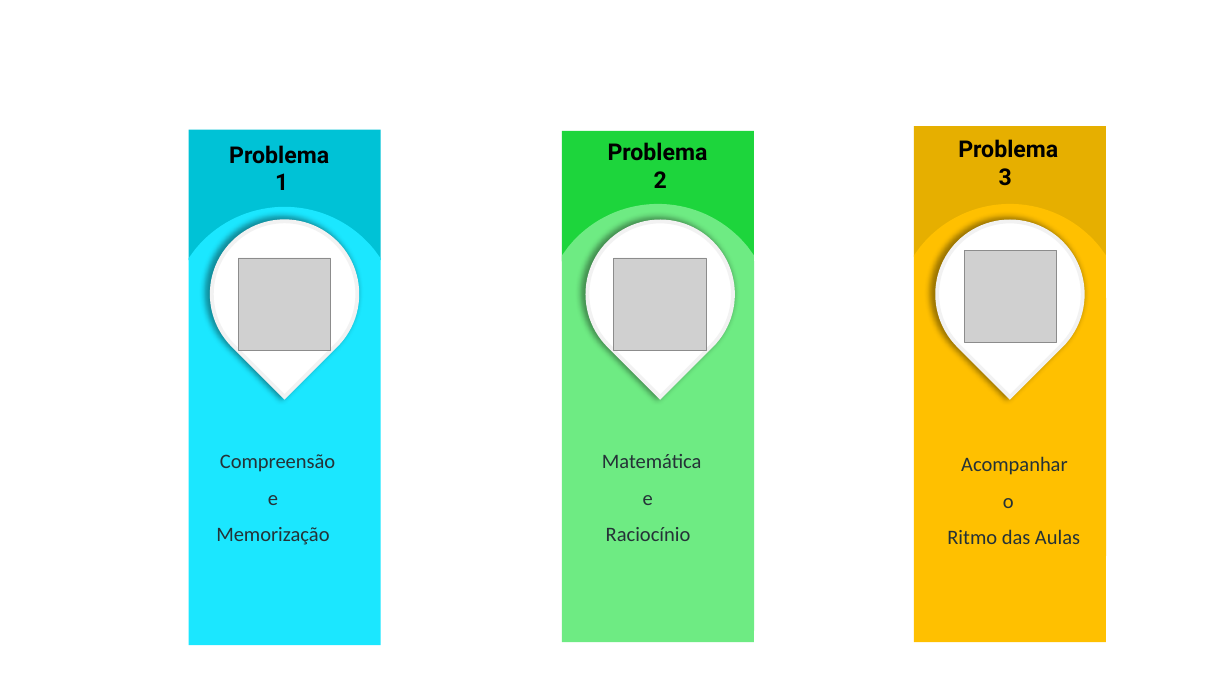
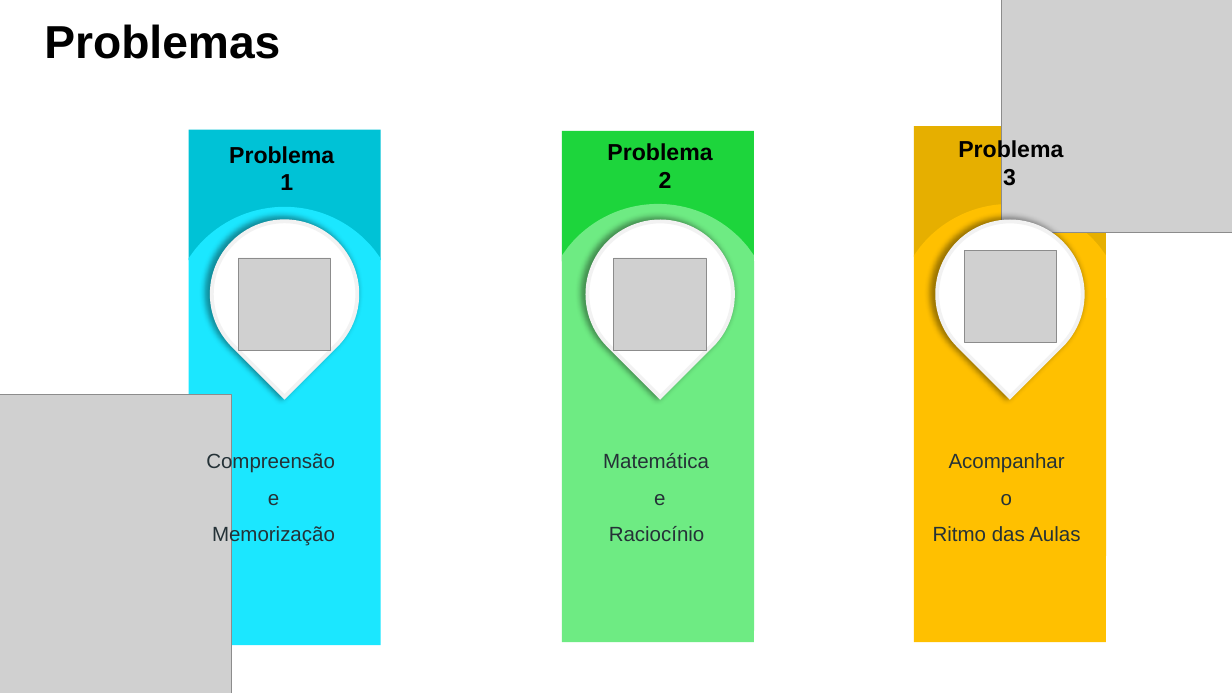
Before and after one commit to Sirius-tcc/Documents, a slide deck: slide 11 of slides/PreviaTCC.pptx. Drawn at 1232x693 pixels with LibreOffice and Linux fonts; fonts in the diff are those of the drawing; grey boxes stand for pictures; background and template pictures are left out. Boxes give left, top, right and bottom in pixels: in the first picture for what was removed or moved away, otherwise in the second. Text is boxed around its words. In the diff, an @@ line names an element or a change of style, - is before the commit and + after.

```diff
--- a/slides/PreviaTCC.pptx
+++ b/slides/PreviaTCC.pptx
@@ title added at <box>44,24,280,59</box>, 36 pt, text #000000, bold @@
+Problemas
@@ picture added at <box>1002,0,1232,233</box> @@
@@ font Roboto to Arial in 3 elements at <box>607,143,712,188</box>, <box>958,138,1063,186</box>, <box>229,146,334,190</box> @@
@@ picture added at <box>0,395,231,693</box> @@
@@ font Calibri to Arial in 3 elements at <box>603,453,709,541</box>, <box>206,452,335,546</box>, <box>933,453,1080,541</box> @@
@@ text "Acompanhar": place and size @@
-text "Acompanhar" at <box>947,456,1080,544</box>
+text "Acompanhar" at <box>933,453,1080,541</box>
```
Also in this commit, not shown: 5 other slides changed, 4 slides added, 5 slides removed, 2 other files.
